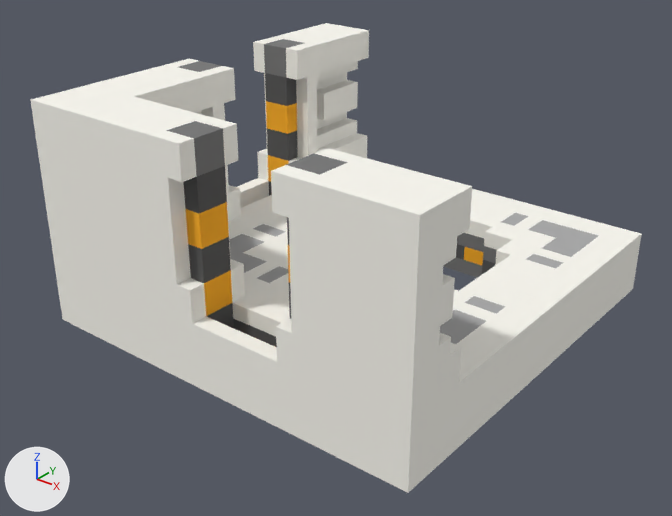
Two versions of the OBJ model Assets/Voxels/Room_Voxels/Room_Special.obj, one commit apart.
The view is the same before and after, from a 50 mm lens placed at (31.8, -41.8, 28.7), pointed at (-0.1, -2.0, 4.0). Arrows for +X, +Y and +Z are at lower left; the lights stay in place. Where no turn or scale is listed for an object, it has been applied to the vertices. Vertices at the same position are counted once.

Script lines for the objects in view, before the commit:
```python
me_room_special = bpy.data.meshes.new('Room_Special')
me_room_special.from_pydata(...)  # 468 vertices, 944 faces; spans x -13.0..13.0, y -13.0..13.0, z 0.0..14.0
me_room_special.materials.append(mat_palette)  # picture img_room_special_png
ob_room_special = bpy.data.objects.new('Room_Special', me_room_special)
ob_room_special.location = (0.0, 0.0, 0.0)
```
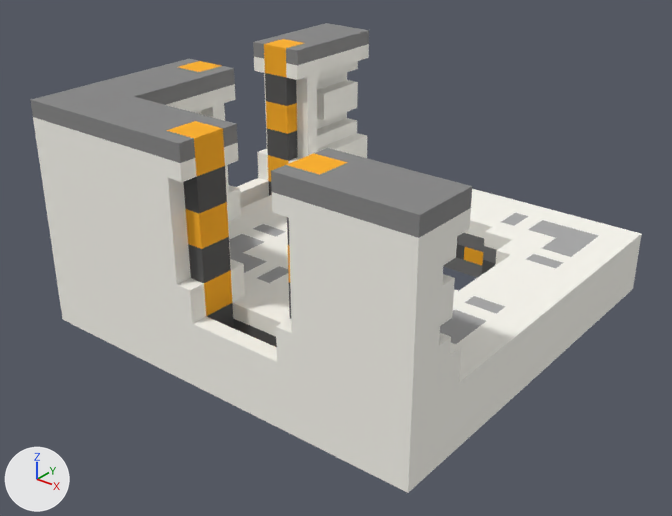
Boxes [x1, y1, x2, y2] around the edits, measured in the pictures (672 x 516 px):
part 1 of me_room_special, built on
    both: [30, 30, 472, 492]
part 2 of me_room_special, surface changed (white to grey)
    both: [31, 23, 472, 215]

What the commit changed:
me_room_special is used by ob_room_special; location (0.0, 0.0, 0.0).
me_room_special had 468 vertices, 944 faces and spanned x -13.0..13.0, y -13.0..13.0, z 0.0..14.0.
me_room_special now has 490 vertices, 988 faces and spans x -13.0..13.0, y -13.0..13.0, z 0.0..14.0.
Part 1, on me_room_special:
65 faces are deleted.
22 new vertices lie (0.0, 0.0, -1.0) away from vertices in x -13.0..13.0, y -13.0..13.0, z 14.0.
109 new faces join them.
me_room_special part 2: 32 kept faces spanning x -13.0..13.0, y -13.0..13.0, z 14.0 get new texture (UV) coordinates.
